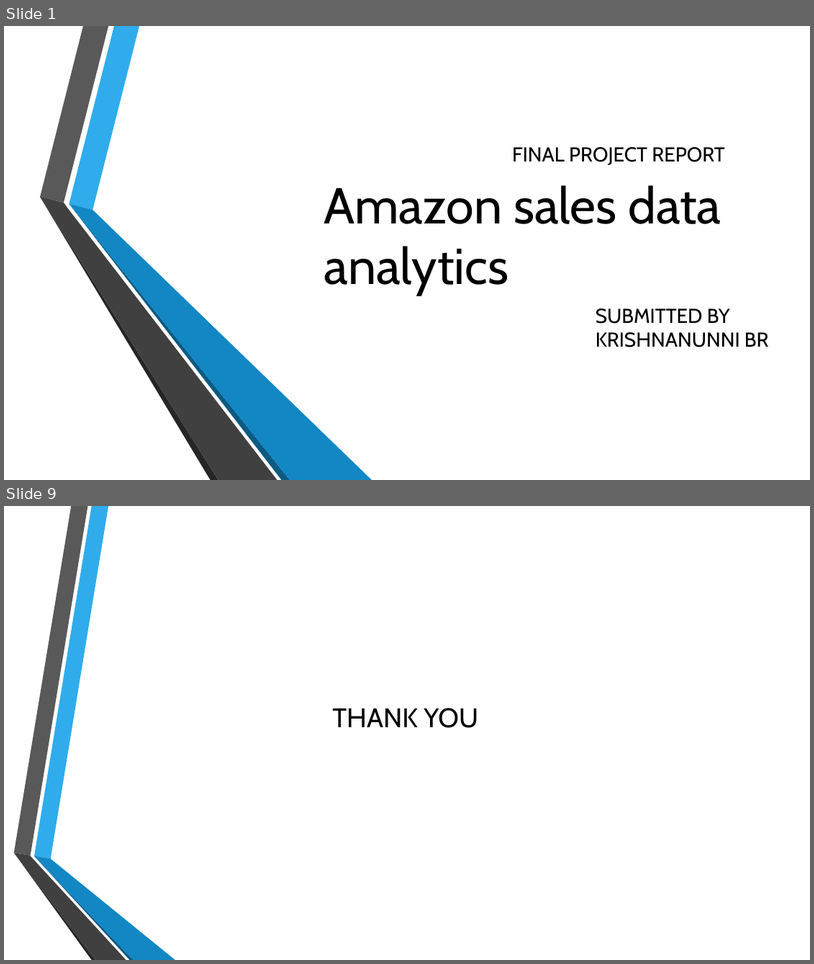
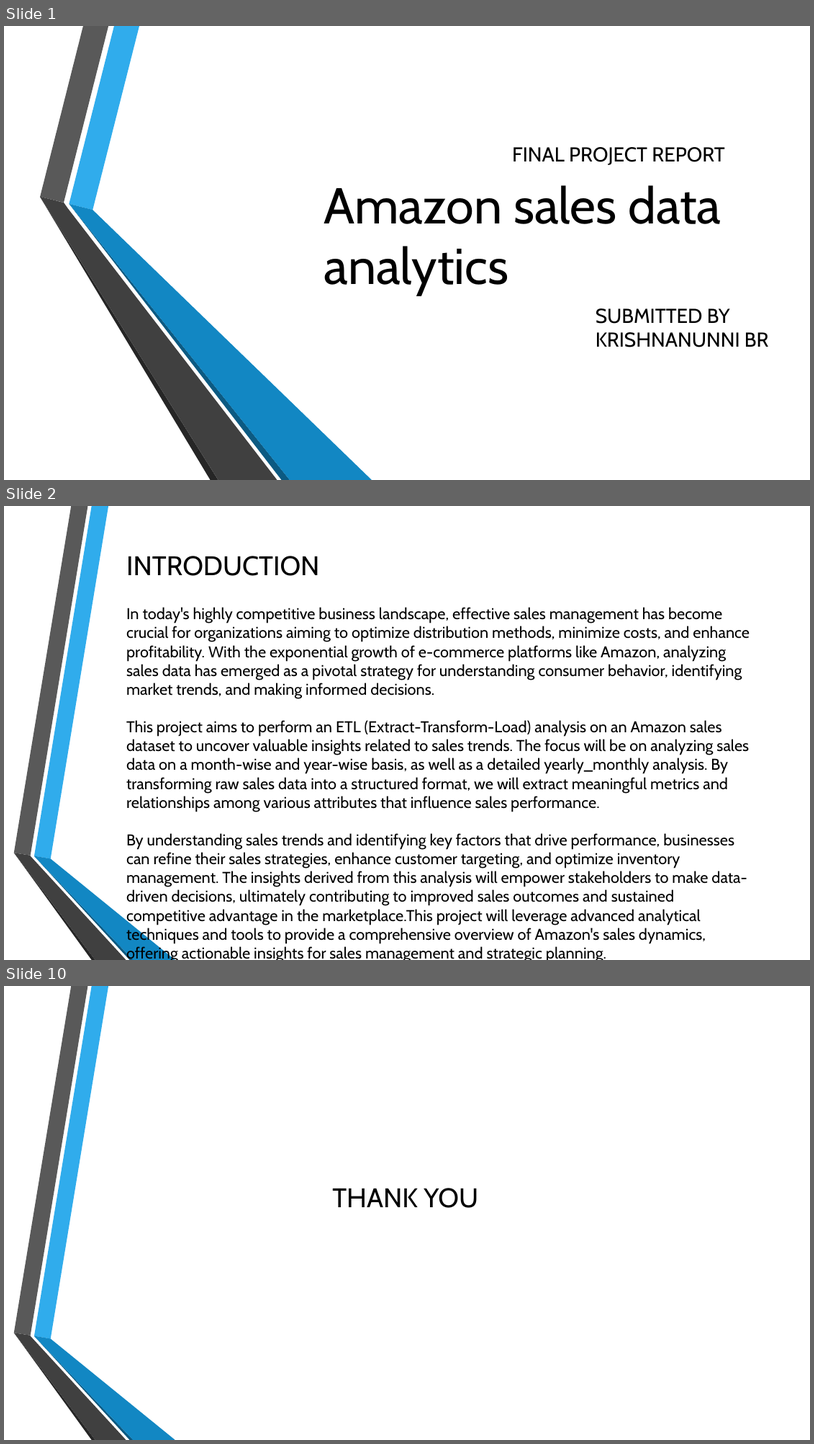
Before and after one commit to krishnan5307/Amazon-sales-data-analytics, a slide deck: Final_Project_Report_amazon_sale_data_analytics.pptx. Shown one above the other, each under a label of ours: slides 1 and 9 before the commit, slides 1, 2 and 10 after it; the slides between them are not shown. The pictures are 814x964 and 814x1444 pixels, drawn with LibreOffice and Linux fonts; fonts in the diff are those of the drawing; background and template pictures are left out. Boxes give left, top, right and bottom in pixels: in the first picture for what was removed or moved away, otherwise in the second. Text is boxed around its words. In the diff, an @@ line names an element or a change of style, - is before the commit and + after.

```diff
--- a/Final_Project_Report_amazon_sale_data_analytics.pptx
+++ b/Final_Project_Report_amazon_sale_data_analytics.pptx
@@ slide 2 added at <box>4,506,810,960</box>, background picture (left out); not listed: 6 template elements that a slide beside it also shows @@
@@ title added at <box>126,556,319,576</box>, 24 pt, text #000000 @@
+INTRODUCTION
@@ text added at <box>126,607,750,960</box>, 14 pt, text #000000 @@
+In today's highly competitive business landscape, effective sales management has become crucial for organizations aiming to optimize distribution methods, minimize costs, and enhance profitability. With the exponential growth of e-commerce platforms like Amazon, analyzing sales data has emerged as a pivotal strategy for understanding consumer behavior, identifying market trends, and making informed decisions.
+This project aims to perform an ETL (Extract-Transform-Load) analysis on an Amazon sales dataset to uncover valuable insights related to sales trends. The focus will be on analyzing sales data on a month-wise and year-wise basis, as well as a detailed yearly_monthly analysis. By transforming raw sales data into a structured format, we will extract meaningful metrics and relationships among various attributes that influence sales performance.
+By understanding sales trends and identifying key factors that drive performance, businesses can refine their sales strategies, enhance customer targeting, and optimize inventory management. The insights derived from this analysis will empower stakeholders to make data-driven decisions, ultimately contributing to improved sales outcomes and sustained competitive advantage in the marketplace.This project will leverage advanced analytical techniques and tools to provide a comprehensive overview of Amazon's sales dynamics, offering actionable insights for sales management and strategic planning.
+.
@@ what was slide 9 is now slide 10 @@
```
Also in this commit, not shown: 6 slides changed, 1 other slide added, 1 slide removed.
